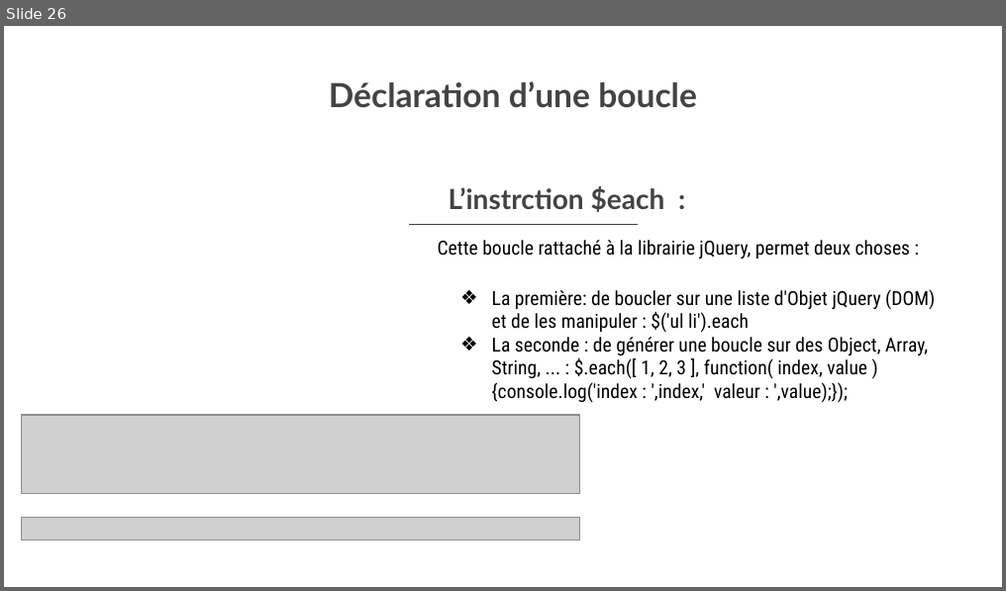
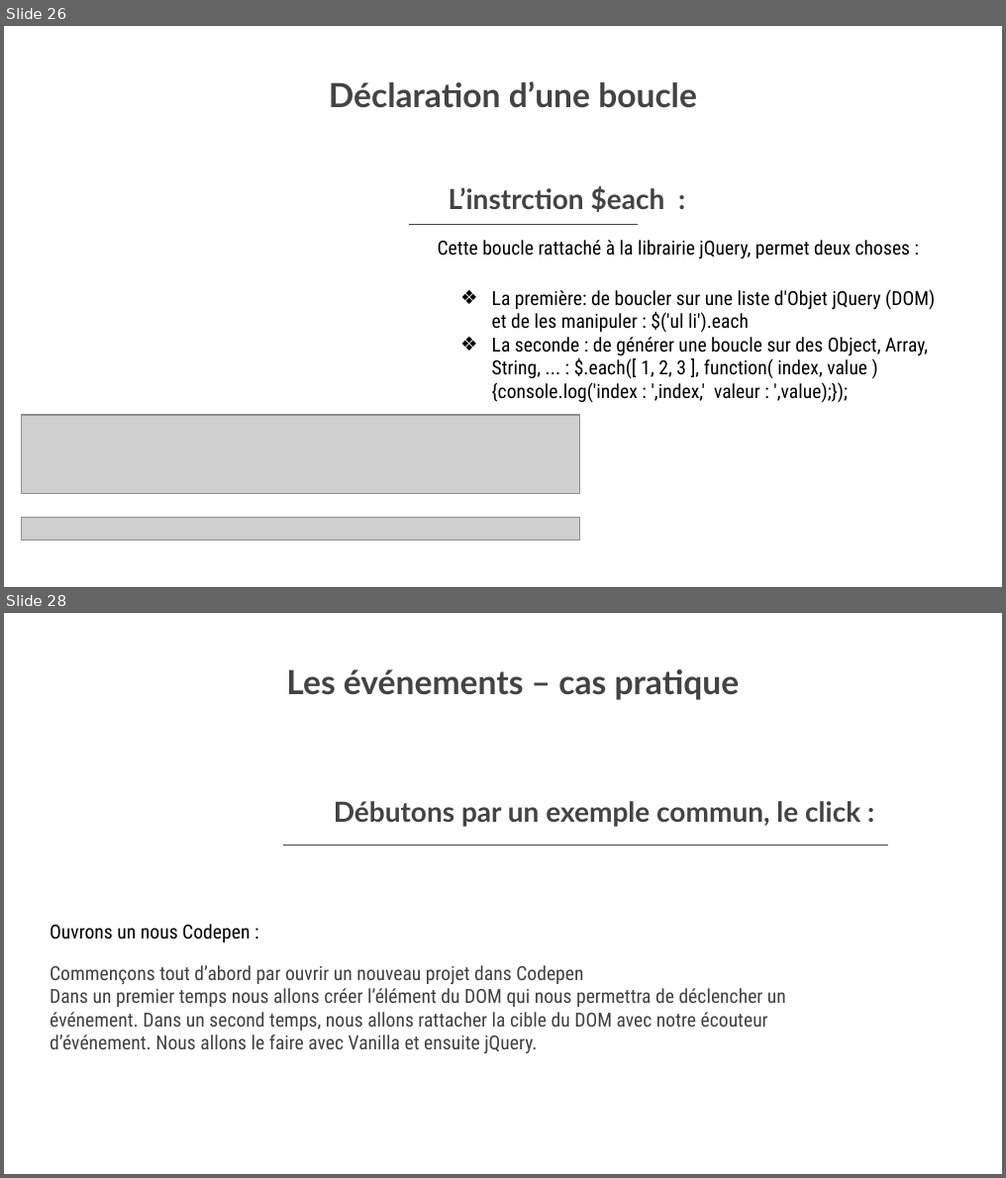
Before and after one commit to artkabis/Formations, a slide deck: Vos demandes - Javascript.pptx. Shown one above the other, each under a label of ours: slide 26 before the commit, slides 26 and 28 after it; the slides between them are not shown. The pictures are 1006x591 and 1006x1178 pixels, drawn with LibreOffice and Linux fonts; fonts in the diff are those of the drawing; grey boxes stand for pictures; background and template pictures are left out. Boxes give left, top, right and bottom in pixels: in the first picture for what was removed or moved away, otherwise in the second. Text is boxed around its words. In the diff, an @@ line names an element or a change of style, - is before the commit and + after.

```diff
--- a/Vos demandes - Javascript.pptx
+++ b/Vos demandes - Javascript.pptx
@@ slide 28 added at [4, 613, 1002, 1174], background picture (left out) @@
@@ title added at [286, 669, 740, 700], 24 pt, text #434343, bold @@
+Les événements – cas pratique
@@ text added at [334, 801, 860, 827], 20 pt, text #434343, bold @@
+Débutons par un exemple commun, le click :
@@ line added from (283, 846) to (888, 846), #434343 0.75 pt @@
@@ text added at [50, 924, 250, 943], 14 pt, text #000000 @@
+Ouvrons un nous Codepen :
@@ text added at [50, 965, 786, 1054], 14 pt, text #404040 @@
+Commençons tout d’abord par ouvrir un nouveau projet dans Codepen
+Dans un premier temps nous allons créer l’élément du DOM qui nous permettra de déclencher un événement. Dans un second temps, nous allons rattacher la cible du DOM avec notre écouteur d’événement. Nous allons le faire avec Vanilla et ensuite jQuery.
```
Also in this commit, not shown: 2 slides changed, 1 other slide added, 8 other files.
